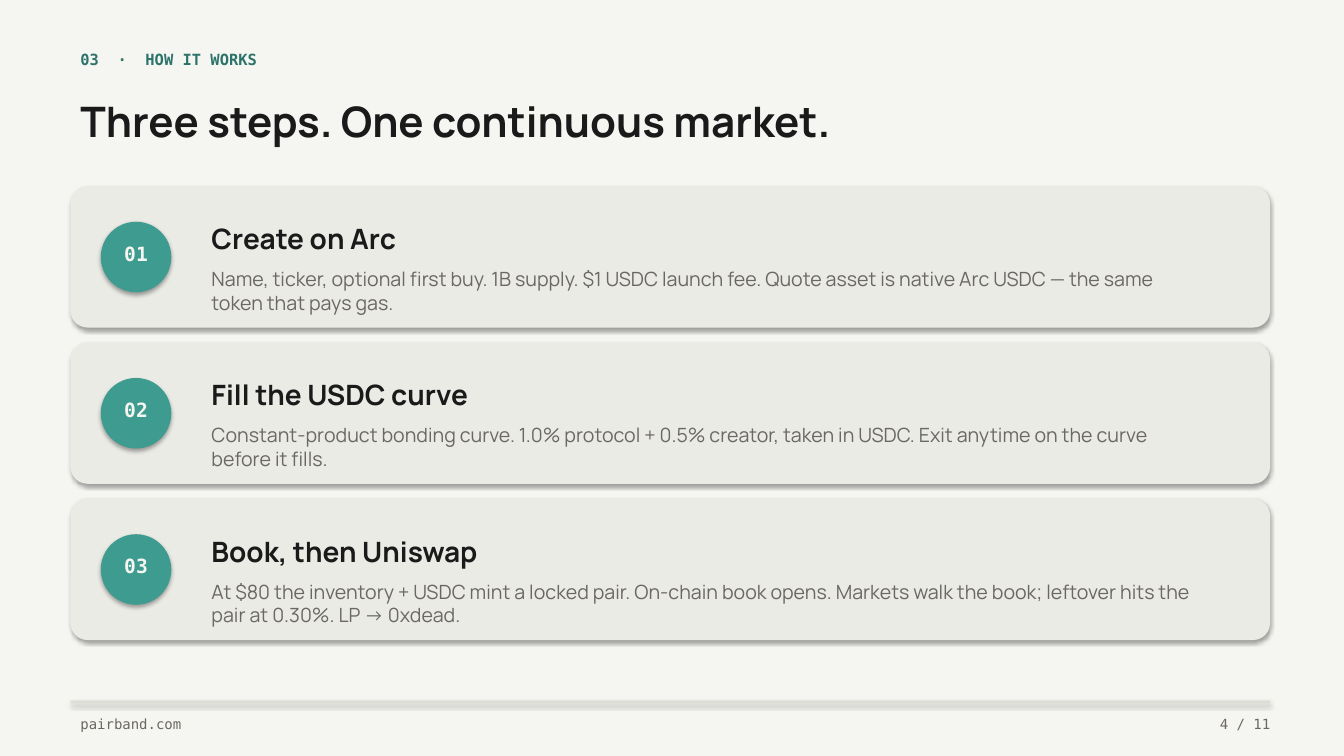
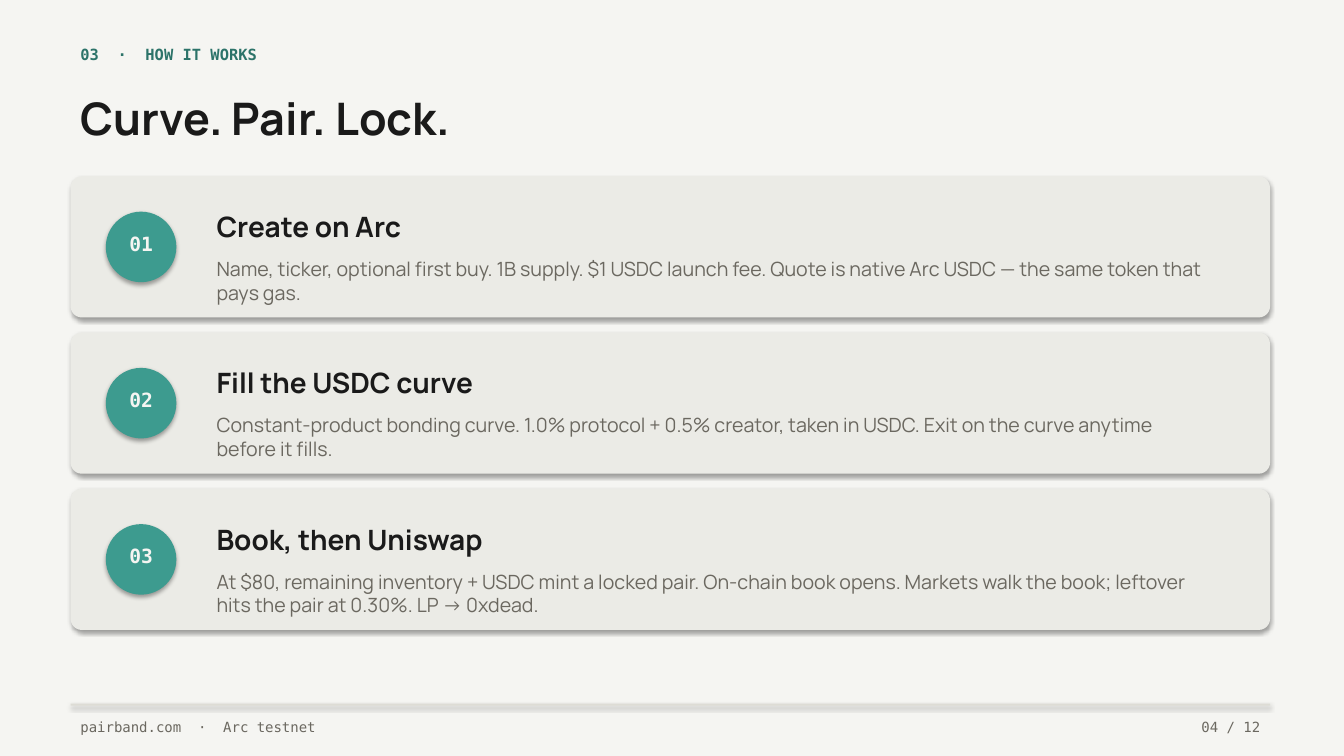
Before and after one commit to kunaldrall29/pairband-reimagine, a slide deck: slide 4 of docs/pitch/Pairband-Pitch-Deck.pptx. Drawn at 1344x756 pixels with LibreOffice and Linux fonts; fonts in the diff are those of the drawing. Boxes give left, top, right and bottom in pixels: in the first picture for what was removed or moved away, otherwise in the second. Text is boxed around its words. In the diff, an @@ line names an element or a change of style, - is before the commit and + after.

```diff
--- a/docs/pitch/Pairband-Pitch-Deck.pptx
+++ b/docs/pitch/Pairband-Pitch-Deck.pptx
@@ less space between paragraphs in 7 elements at [129,236,153,252], [129,392,153,408], [129,548,153,564], [217,216,401,238], [217,372,473,394], [217,529,482,557], [80,48,256,60] @@
@@ text at [80,102,450,136]: text changed; size 30 to 32 pt @@
-Three steps. One continuous market.
+Curve. Pair. Lock.
@@ 6 texts, 3 ellipses: place and size @@
-6 texts, 3 ellipses at [101,222,477,605]
+6 texts, 3 ellipses at [106,212,482,595]
@@ text at [217,260,1201,305]: text changed @@
-Name, ticker, optional first buy. 1B supply. $1 USDC launch fee. Quote asset is native Arc USDC — the same token that pays gas.
+Name, ticker, optional first buy. 1B supply. $1 USDC launch fee. Quote is native Arc USDC — the same token that pays gas.
@@ text at [217,417,1152,456]: text changed @@
-Constant-product bonding curve. 1.0% protocol + 0.5% creator, taken in USDC. Exit anytime on the curve before it fills.
+Constant-product bonding curve. 1.0% protocol + 0.5% creator, taken in USDC. Exit on the curve anytime before it fills.
@@ 3 rounded rectangles: place and size @@
-3 rounded rectangles at [71,187,1270,640]
+3 rounded rectangles at [71,176,1270,630]
@@ proportions changed in 3 elements at [71,176,1270,318], [71,333,1270,474], [71,489,1270,630] @@
@@ text at [217,573,1185,617]: text changed @@
-At $80 the inventory + USDC mint a locked pair. On-chain book opens. Markets walk the book; leftover hits the pair at 0.30%. LP → 0xdead.
+At $80, remaining inventory + USDC mint a locked pair. On-chain book opens. Markets walk the book; leftover hits the pair at 0.30%. LP → 0xdead.
@@ text removed at [1220,719,1270,729] @@
-4 / 11
@@ text at [80,721,316,735]: text changed @@
-pairband.com
+pairband.com · Arc testnet
@@ text added at [1201,721,1260,732], 10 pt, text #6B6860 @@
+04 / 12
```
Also in this commit, not shown: 9 other slides changed, 2 slides added, 1 slide removed, 1 other file.
